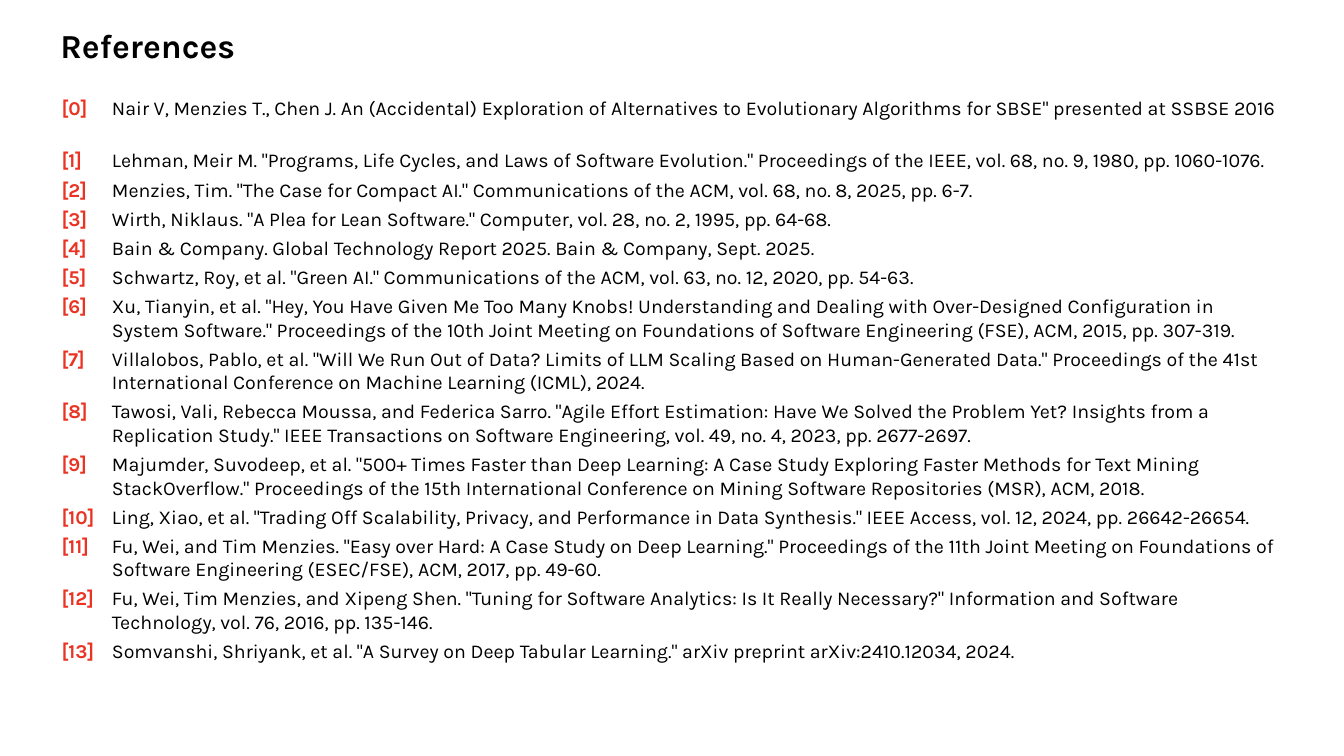
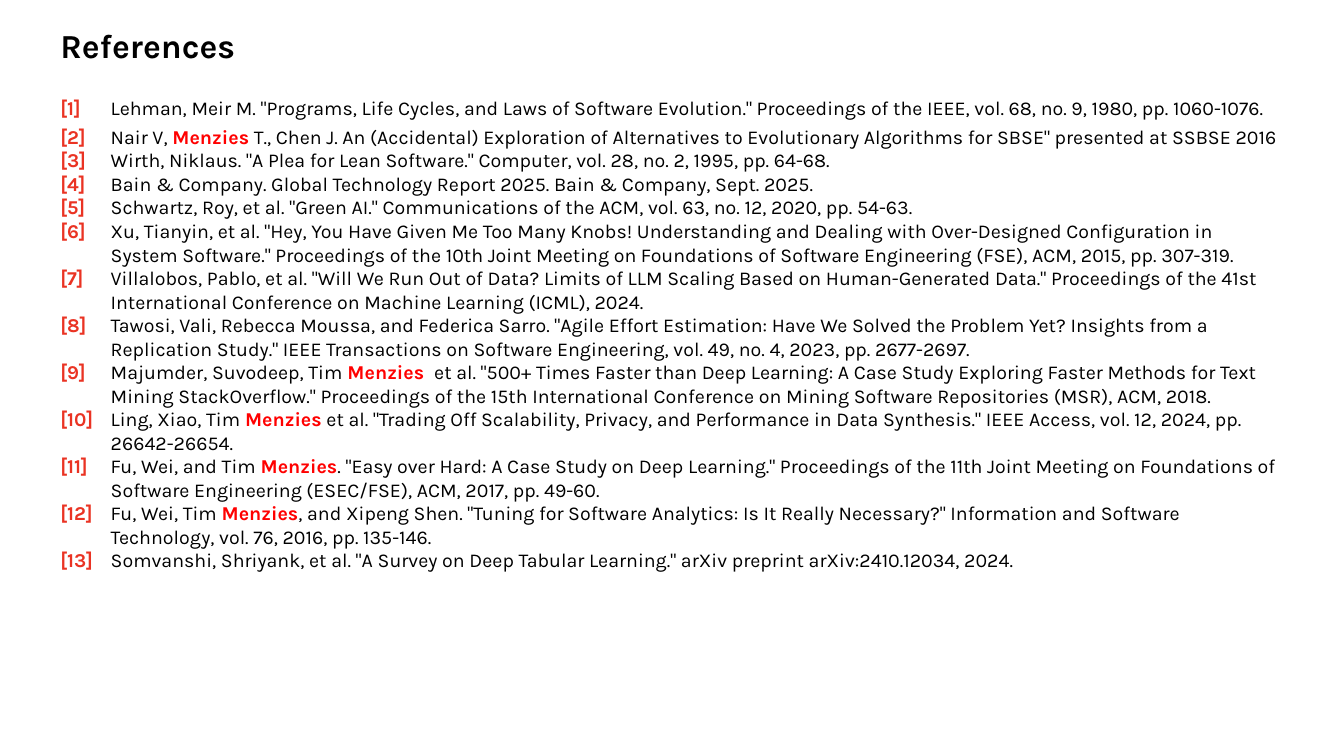
Before and after one commit to timm/fyi, a slide deck: slide 27 of 26less.pptx (slide 33 before the commit). Drawn at 1344x756 pixels with LibreOffice and Linux fonts; fonts in the diff are those of the drawing. Boxes give left, top, right and bottom in pixels: in the first picture for what was removed or moved away, otherwise in the second. Text is boxed around its words. In the diff, an @@ line names an element or a change of style, - is before the commit and + after.

```diff
--- a/26less.pptx
+++ b/26less.pptx
@@ text at box(60, 99, 1275, 572): text colour #000000 to #FF0000, bold on in "Menzies.", "Menzies,"; indent changed; less space between paragraphs @@
@@ text at box(62, 99, 1275, 120): paragraph removed @@
-[0] Nair V, Menzies T., Chen J. An (Accidental) Exploration of Alternatives to Evolutionary Algorithms for SBSE" presented at SSBSE 2016
@@ text at box(111, 130, 1277, 149): text changed @@
-[2] Menzies, Tim. "The Case for Compact AI." Communications of the ACM, vol. 68, no. 8, 2025, pp. 6-7.
+[2] Nair V, Menzies T., Chen J. An (Accidental) Exploration of Alternatives to Evolutionary Algorithms for SBSE" presented at SSBSE 2016
@@ text at box(60, 363, 1256, 451): text changed @@
-[9] Majumder, Suvodeep, et al. "500+ Times Faster than Deep Learning: A Case Study Exploring Faster Methods for Text Mining StackOverflow." Proceedings of the 15th International Conference on Mining Software Repositories (MSR), ACM, 2018.
-[10] Ling, Xiao, et al. "Trading Off Scalability, Privacy, and Performance in Data Synthesis." IEEE Access, vol. 12, 2024, pp. 26642-26654.
+[9] Majumder, Suvodeep, Tim Menzies et al. "500+ Times Faster than Deep Learning: A Case Study Exploring Faster Methods for Text Mining StackOverflow." Proceedings of the 15th International Conference on Mining Software Repositories (MSR), ACM, 2018.
+[10] Ling, Xiao, Tim Menzies et al. "Trading Off Scalability, Privacy, and Performance in Data Synthesis." IEEE Access, vol. 12, 2024, pp. 26642-26654.
```
Also in this commit, not shown: 28 other slides changed, 6 slides removed, 1 other file.
